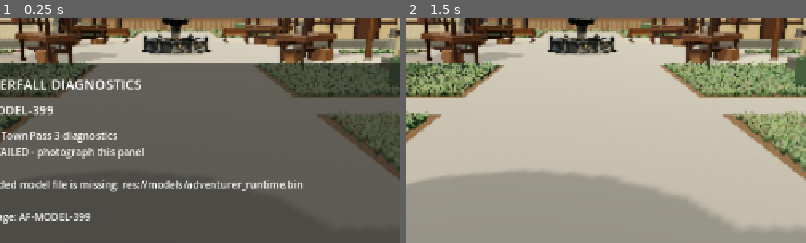
Above: before the commit, frames 1-2 (left to right).
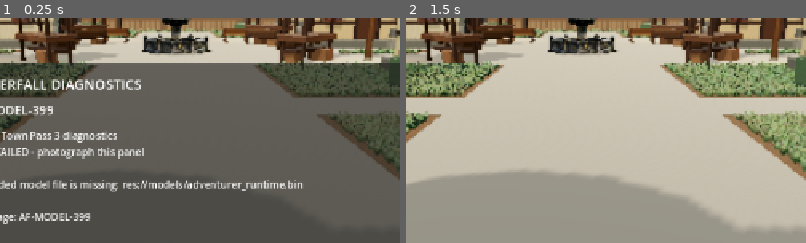
Above: after the commit, the same moments.

Repository: demetrecerrone-star/Aetherfall
Game: Godot game, scene res://starter_town.tscn
The game is run twice, just before and just after one commit, with the same random seed, the same clock (stepped at 60 frames per second) and the same inputs.
Inputs:
- Up to frame 1 (0.25 s): no input
- Up to frame 2 (1.5 s): click "ERROR AF-MODEL-399" at 0.5 s; click "POSE: RELAX" at 1.25 s
The pictures show only the part of the screen within x 28-78%, y 20-70%; the shares and areas given below are measured in that part.

The runs differ from the first frame. In frame 1, 0.6% of the frame differs, in the area x 8-80%, y 3-15%; in frame 2, 0.6%.

Commit message:
Pass 4.2d: remove second table and integrate one real merchant counter into Quaternius stall frame

Diff:
--- a/cleanroom/starter_town.gd
+++ b/cleanroom/starter_town.gd
@@ -1192,39 +1192,47 @@
     stall.set_meta("support_post_positions", post_positions)
     stall.set_meta("facing_degrees", yaw)
     _add_camera_obstacle(position + Vector3(0, 1.0, 0), Vector3(2.75, 2.0, 2.75))
-    # Pass 4.2c: PHONE SCREENSHOT FIX. The tall back-centered shelf made
-    # goods visually overlap the striped roof, with the actual front counter
-    # looking empty. Place a supported shallow display directly on the
-    # plaza-facing (+local Z) counter edge, much LOWER than the canopy.
-    # +Z is the service direction on ALL four deliberately rotated stalls.
-    var display := Node3D.new()
-    display.name = "FrontCounterMerchandiseRack"
-    stall.add_child(display)
-    var oak := Color("#6b4a31")
-    var trim := Color("#493222")
-    _box(display, "OakDisplayShelf", Vector3(2.02, 0.09, 0.45),
-        Vector3(0, 1.00, 0.59), oak, Vector3.ZERO, 0.95)
-    _box(display, "DisplayFrontLip", Vector3(2.05, 0.065, 0.05),
-        Vector3(0, 1.065, 0.797), trim)
-    _box(display, "DisplayBackLip", Vector3(2.05, 0.055, 0.05),
-        Vector3(0, 1.064, 0.382), trim)
-    for shelf_x in [-0.82, 0.82]:
-        _box(display, "ShelfSupport", Vector3(0.11, 0.33, 0.35),
-            Vector3(float(shelf_x), 0.805, 0.59), trim)
+    # Pass 4.2d: the Quaternius MarketStand_1 has a low built-in shelf
+    # (~0.45 m), but NO waist-height sales counter. Our previous floating
+    # merchandising rack looked like an entirely separate table inside it.
+    # Integrate ONE countertop directly between the existing timber posts,
+    # flush with the plaza-facing edge of the original stall. No new table
+    # root, legs, freestanding shelves or overlapping furniture.
+    var timber := Color("#63452e")
+    var timber_edge := Color("#47301f")
+    # Native timber posts span approximately local x=+-1.03, z=+-0.79.
+    # The new counter reaches the post line and ties to the native structure.
+    _box(stall, "IntegratedMerchantCountertop",
+        Vector3(2.06, 0.15, 0.99),
+        Vector3(0.0, 0.945, 0.29), timber, Vector3.ZERO, 0.94)
+    # Front fascia joins the post line; not a second inner table or rack.
+    _box(stall, "IntegratedCounterFrontFascia",
+        Vector3(2.06, 0.30, 0.085),
+        Vector3(0.0, 0.725, 0.755), timber_edge)
+    # Two compact ledger braces connect the tabletop to the existing posts.
+    # No extra legs or floor-standing structure are created.
+    for edge_x in [-0.96, 0.96]:
+        _box(stall, "IntegratedPostLedger",
+            Vector3(0.12, 0.17, 0.70),
+            Vector3(float(edge_x), 0.825, 0.32), timber_edge)
+    # Merchandise stands ON this real integral counter, never on the canopy.
     var produce_stall := position.x < 0.0
     var first_asset := "FarmCrate_Apple" if produce_stall else "Crate_Wooden"
     var second_asset := "Crate_Wooden" if produce_stall else "FarmCrate_Apple"
     _add_market_counter_goods(stall, "CounterStock_Primary", first_asset,
-        Vector3(-0.66, 1.075, 0.58), Vector3(0.48, 0.40, 0.40))
+        Vector3(-0.65, 1.025, 0.23), Vector3(0.47, 0.35, 0.43))
     _add_market_counter_goods(stall, "CounterStock_Secondary", second_asset,
-        Vector3(0.0, 1.075, 0.58), Vector3(0.48, 0.40, 0.40))
+        Vector3(0.00, 1.025, 0.23), Vector3(0.47, 0.35, 0.43))
     _add_market_counter_goods(stall, "CounterStock_Third", first_asset,
-        Vector3(0.66, 1.075, 0.58), Vector3(0.48, 0.40, 0.40))
-    stall.set_meta("market_wares_style", "plaza_facing_front_counter_display")
+        Vector3(0.65, 1.025, 0.23), Vector3(0.47, 0.35, 0.43))
+    stall.set_meta("market_wares_style", "single_integrated_market_counter")
     stall.set_meta("market_wares_expected", 3)
-    stall.set_meta("market_wares_shelf_height_m", 1.045)
-    stall.set_meta("market_wares_front_z", 0.58)
+    stall.set_meta("market_counter_top_m", 1.02)
+    stall.set_meta("market_wares_shelf_height_m", 1.02)
+    stall.set_meta("market_wares_front_z", 0.755)
     stall.set_meta("market_wares_canopy_clearance", true)
+    stall.set_meta("native_stall_has_counter", false)
+    stall.set_meta("market_counter_frame_integrated", true)
 
 
 func _add_market_counter_goods(stall: Node3D, label: String,
